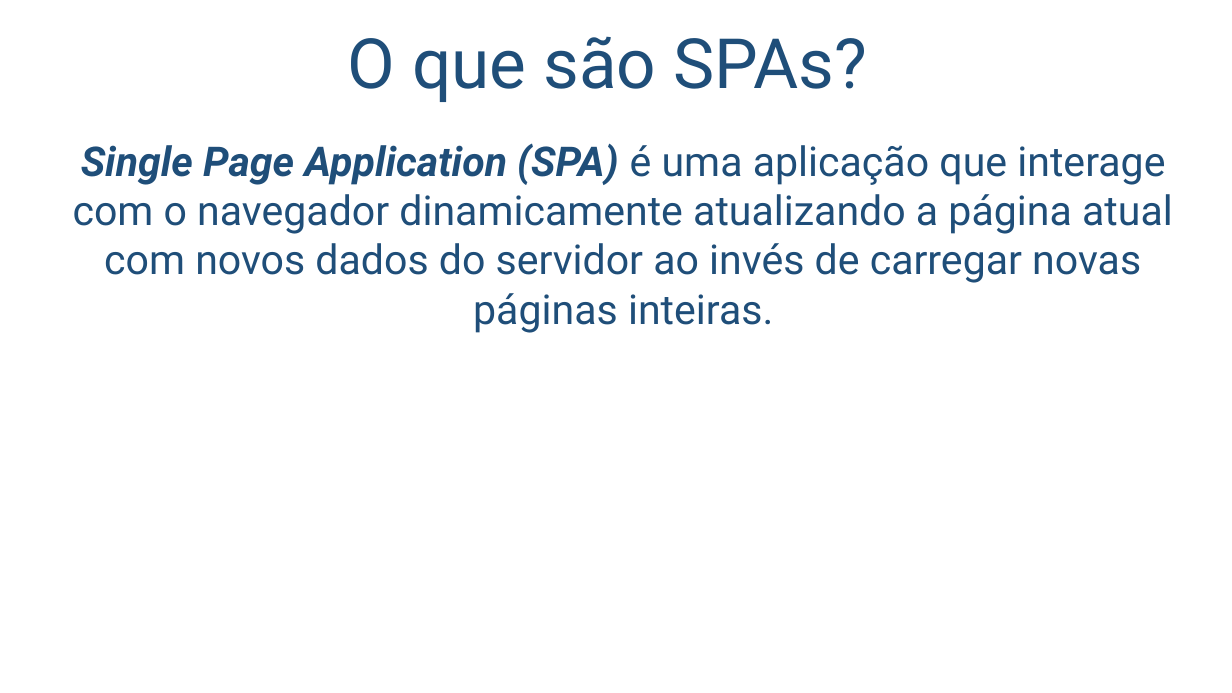
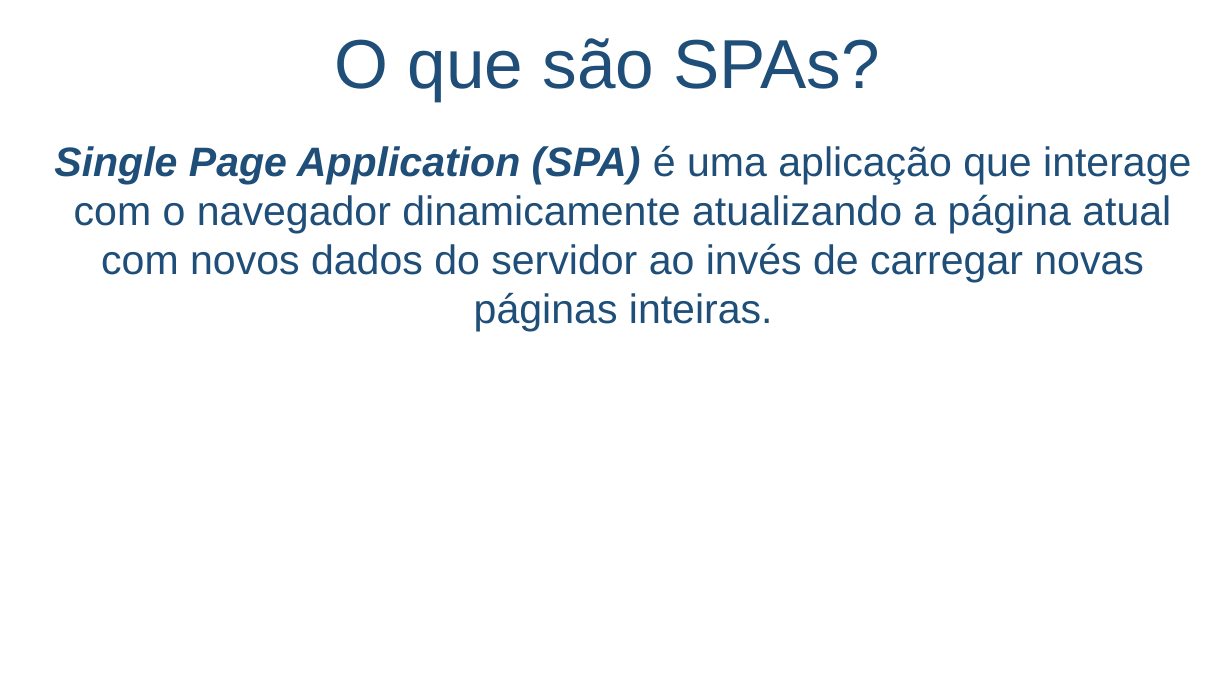
Before and after one commit to salmo-jr/public-slides, a slide deck: slide 4 of React.pptx. Drawn at 1232x693 pixels with LibreOffice and Linux fonts; fonts in the diff are those of the drawing; background and template pictures are left out. Boxes give left, top, right and bottom in pixels: in the first picture for what was removed or moved away, otherwise in the second. Text is boxed around its words. In the diff, an @@ line names an element or a change of style, - is before the commit and + after.

Commit message:
atualizações

```diff
--- a/React.pptx
+++ b/React.pptx
@@ text "O que são SPAs?" at [335, 38, 880, 101]: font Roboto to Arial @@
@@ text "Single Page Application (SPA) é ..." at [54, 145, 1191, 332]: font Roboto to Arial @@
```
Also in this commit, not shown: 11 other slides changed, 1 other file.
